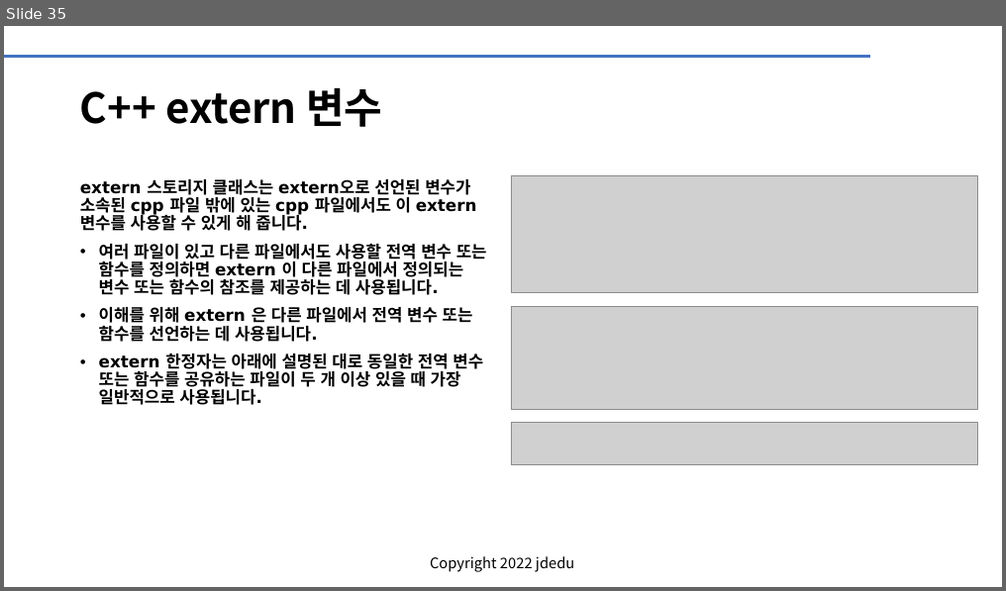
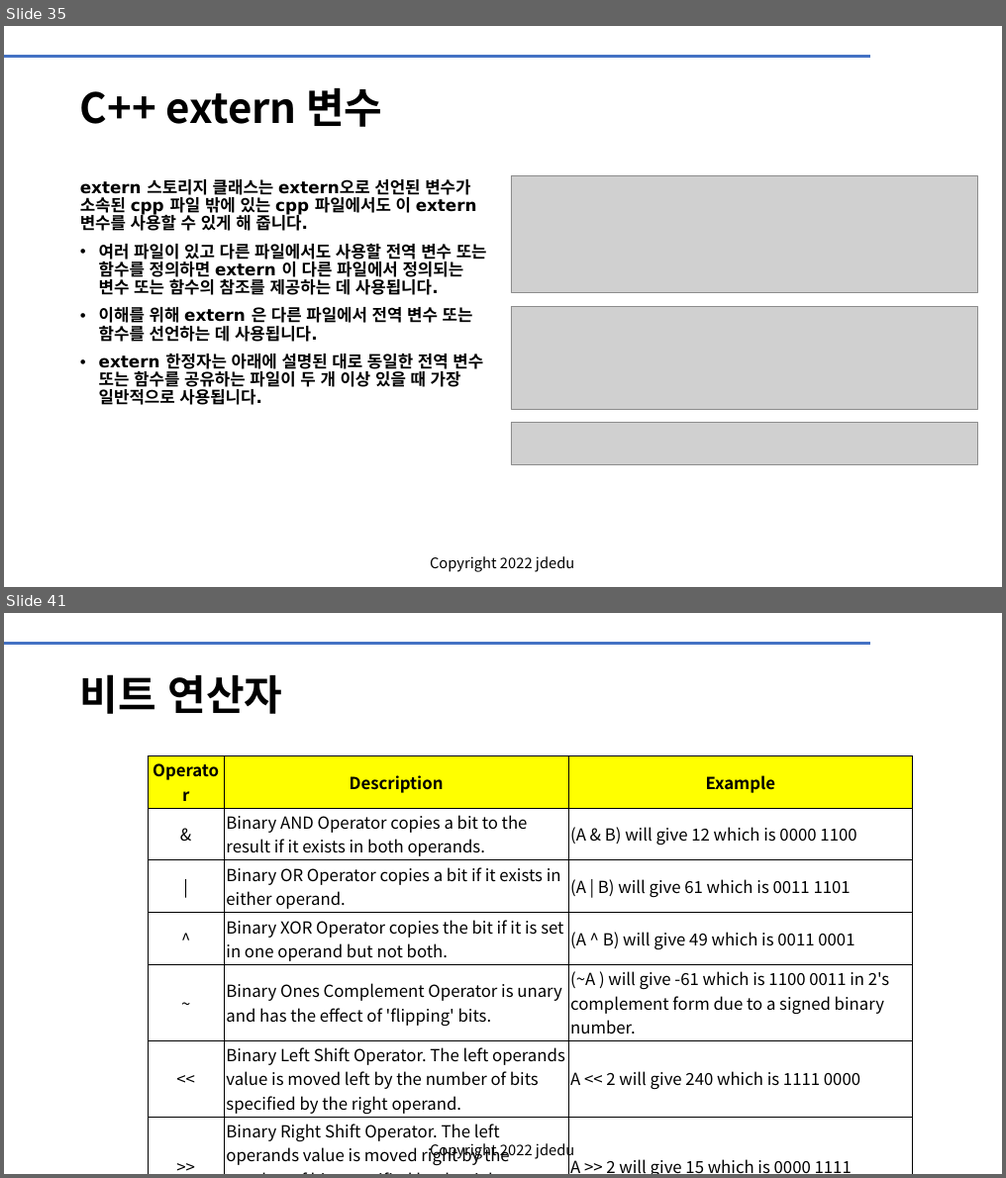
Before and after one commit to JD-edu/KG-KAIROS_robot, a slide deck: doc/KG-KAIROS 리눅스_bash_CC++.pptx. Shown one above the other, each under a label of ours: slide 35 before the commit, slides 35 and 41 after it; the slides between them are not shown. The pictures are 1006x591 and 1006x1178 pixels, drawn with LibreOffice and Linux fonts; fonts in the diff are those of the drawing; grey boxes stand for pictures; background and template pictures are left out. Boxes give left, top, right and bottom in pixels: in the first picture for what was removed or moved away, otherwise in the second. Text is boxed around its words. In the diff, an @@ line names an element or a change of style, - is before the commit and + after.

```diff
--- a/doc/KG-KAIROS 리눅스_bash_CC++.pptx
+++ b/doc/KG-KAIROS 리눅스_bash_CC++.pptx
@@ slide 41 added at (4,613,1002,1174), background #FFFFFF; not listed: 2 template elements that a slide beside it also shows @@
@@ title added at (80,674,283,714), 40 pt, text #000000, bold @@
+비트 연산자
@@ table added at (148,756,913,1174), 7 rows, 3 columns @@
+Operator | Description | Example
+& | Binary AND Operator copies a bit to the result if it exists in both operands. | (A & B) will give 12 which is 0000 1100
+| | Binary OR Operator copies a bit if it exists in either operand. | (A | B) will give 61 which is 0011 1101
+^ | Binary XOR Operator copies the bit if it is set in one operand but not both. | (A ^ B) will give 49 which is 0011 0001
+~ | Binary Ones Complement Operator is unary and has the effect of 'flipping' bits. | (~A ) will give -61 which is 1100 0011 in 2's complement form due to a signed binary number.
+<< | Binary Left Shift Operator. The left operands value is moved left by the number of bits specified by the right operand. | A << 2 will give 240 which is 1111 0000
+>> | Binary Right Shift Operator. The left operands value is moved right by the number of bits specified by the right operand. | A >> 2 will give 15 which is 0000 1111
```
Also in this commit, not shown: 18 other slides added.
